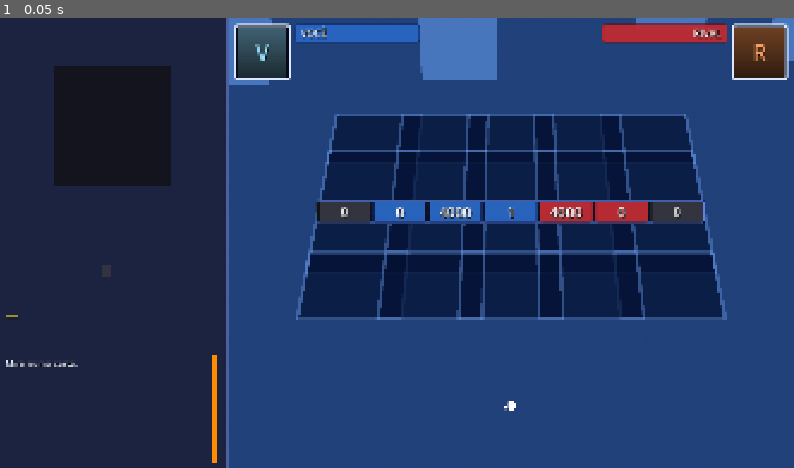
Above: before the commit, frame 1.
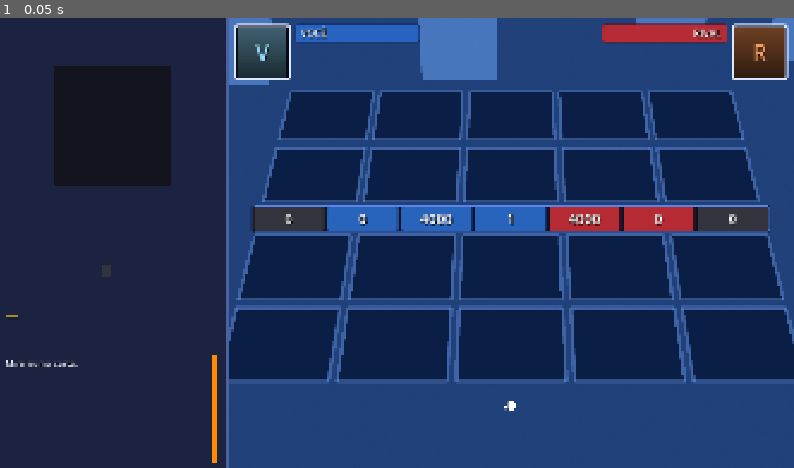
Above: after the commit, the same moment.

Repository: joeyviciousfake-netizen/Astralis
Game: Godot game, scene res://duel3d/mesa_3d.tscn
The game is run twice, just before and just after one commit, with the same random seed, the same clock (stepped at 60 frames per second) and the same inputs.
Inputs:
- Up to frame 1 (0.05 s): no input

The runs differ from the first frame. In frame 1, 27% of the frame differs, in the area x 28-100%, y 16-81%.

Commit message:
D48: a grade embutida passa a ser a arena oficial (uma arena so)
A grade do fallback (core/board_layout.gd) falava de uma grade antiga e
estreita (X 780-1536, passo 189, y 600/789/317/128) que era resto de teste,
enquanto o arena_starter.json ja usava a grade larga (X 632-1684, passo 263,
y 695/995/305/10). Como o projeto novo do Studio nasce sem arenas/, o
usuario jogava na grade errada, com a mao invadindo a fileira de baixo.

- board_layout.gd: GRID_X 632, GAP 98 (SLOT+GAP = 263 = passo oficial) e as
  4 fileiras da arena oficial; comentarios corrigidos.
- duel_legacy2d/duel_board.gd: as mesmas 7 constantes (o 2D legado repetia a
  grade) e o comentario da ordem das fileiras em duel_table.gd.
- Nenhuma regra de duelo mudou (R1): so desenho.

Diff:
--- a/astralis/core/board_layout.gd
+++ b/astralis/core/board_layout.gd
@@ -4,22 +4,29 @@
 ## BoardLayout — lê a arena (só DESENHO, nunca regra — D24/R3).
 ## Slot tem ID fixo (lado+tipo+índice); a lógica só usa o índice,
 ## o desenho usa o XY do layout com fallback p/ grade padrão.
+## D48: o fallback NÃO é uma segunda arena — é a MESMA arena oficial
+## (arena_starter.json) escrita nos números abaixo. Uma arena só.
 ## Mover XY no JSON nunca muda para qual índice a carta vai.
 ## ESPELHO do rival (só DESENHO, IDs/lógica intactos): lado 1 tem X
 ## invertido (índice 0 à direita) e fileiras trocadas (monstro perto
 ## do centro, magia longe), espelhando o lado 0.
 
+## Grade embutida = A ARENA OFICIAL (D48: uma arena só). Estes números são
+## os MESMOS do schemas/examples/arenas/arena_starter.json, na mesma ordem.
+## D48 travou isso em teste (test_grade_embutida_igual_arena_oficial): se um
+## mudar, o outro tem que mudar junto, senão o jogo cai numa grade fantasma.
 const SLOT := 165.0
-const GAP := 24.0
-const GRID_X := 780.0
+## GAP não é estética: SLOT + GAP = 263 = o PASSO oficial da arena (632→1684).
+const GAP := 98.0
+const GRID_X := 632.0
 ## Fileiras em ESPELHO (só desenho): monstro sempre perto do centro,
-## magia sempre longe. Rival/cima: monstro 317 (embaixo/perto),
-## magia 128 (cima/longe). Você/baixo: monstro 600 (cima/perto),
-## magia 789 (baixo/longe).
-const Y_RIVAL_MONSTRO := 317.0
-const Y_RIVAL_MAGIA := 128.0
-const Y_VOCE_MONSTRO := 600.0
-const Y_VOCE_MAGIA := 789.0
+## magia sempre longe. Rival/cima: monstro 305 (embaixo/perto),
+## magia 10 (cima/longe). Você/baixo: monstro 695 (cima/perto),
+## magia 995 (baixo/longe).
+const Y_RIVAL_MONSTRO := 305.0
+const Y_RIVAL_MAGIA := 10.0
+const Y_VOCE_MONSTRO := 695.0
+const Y_VOCE_MAGIA := 995.0
 
 const NULO := Vector2(-99999, -99999)
 
@@ -141,10 +148,11 @@
 	return true
 
 
-## Grade padrão em ESPELHO (a mesma do duel_board.gd). Volta (-1,-1) se ID inválido.
-## Lado 0 (você/baixo): X crescente 780→1536 (índice 0 à esquerda).
-## Lado 1 (rival/cima): X ESPELHADO 1536→780 (índice 0 à direita) +
-## fileiras trocadas (monstro 317 perto do centro, magia 128 longe).
+## Grade embutida em ESPELHO (a mesma do arena_starter.json e do
+## duel_board.gd). Volta (-1,-1) se ID inválido.
+## Lado 0 (você/baixo): X crescente 632→1684 (índice 0 à esquerda).
+## Lado 1 (rival/cima): X ESPELHADO 1684→632 (índice 0 à direita) +
+## fileiras trocadas (monstro 305 perto do centro, magia 10 longe).
 ## Só DESENHO: IDs/lógica continuam no índice.
 static func default_pos(slot: String) -> Vector2:
 	if not eh_slot_valido(slot):
@@ -189,7 +197,7 @@
 ## D29: schemas/examples/ é SÓ TESTE. Com base de PROJETO (--project) e a
 ## arena ausente lá, NÃO lê de examples/ — devolve "" e a mesa usa a grade
 ## padrão embutida (default_layout/default_hand), que tem os MESMOS números
-## do arena_starter.json (x 780/969/1158/1347/1536, y 600/789/317/128,
+## do arena_starter.json (x 632/895/1158/1421/1684, y 695/995/305/10,
 ## mão p0 1240/980/95 e p1 1240/20/60). Só DESENHO: nenhuma regra muda.
 static func project_arena_path(arena_id: String = "arena_starter") -> String:
 	var aid := arena_id.strip_edges()
--- a/astralis/duel_legacy2d/duel_board.gd
+++ b/astralis/duel_legacy2d/duel_board.gd
@@ -7,23 +7,25 @@
 ## e emblema central. Sem regra aqui (R1): só mostra.
 ## Posições prontas p/ colocar as cartas depois via slot_rect().
 ## ESPELHO do rival (só DESENHO, IDs/lógica intactos): lado 1 com X
-## invertido (índice 0 à direita) + monstro perto do centro (317) e
-## magia longe (128), espelhando você (600/789).
+## invertido (índice 0 à direita) + monstro perto do centro (305) e
+## magia longe (10), espelhando você (695/995).
 
+## Mesmos números da arena oficial (D48: uma arena só, igual ao
+## BoardLayout e ao arena_starter.json). SLOT + GAP = 263 = passo oficial.
 const SLOT := 165.0
-const GAP := 24.0
-const GRID_X := 780.0
+const GAP := 98.0
+const GRID_X := 632.0
 const COL_DECK_X := 1728.0
 const DECK_W := 105.0
 const DECK_H := 165.0
 
 ## Fileiras em ESPELHO (só desenho, igual ao BoardLayout):
 ## monstro sempre perto do centro, magia sempre longe.
-const Y_RIVAL_MONSTRO := 317.0
-const Y_RIVAL_MAGIA := 128.0
+const Y_RIVAL_MONSTRO := 305.0
+const Y_RIVAL_MAGIA := 10.0
 const Y_DIVISORIA := 540.0
-const Y_VOCE_MONSTRO := 600.0
-const Y_VOCE_MAGIA := 789.0
+const Y_VOCE_MONSTRO := 695.0
+const Y_VOCE_MAGIA := 995.0
 
 const COR_FUNDO := Color(0.03, 0.03, 0.07)
 const COR_DOURADO := Color(0.78, 0.64, 0.32)
--- a/astralis/duel_legacy2d/duel_table.gd
+++ b/astralis/duel_legacy2d/duel_table.gd
@@ -95,7 +95,7 @@
 const FILEIRA_RIVAL_MAGIA := 4
 const FILEIRA_MEU_MAGIA := 5
 ## Ordem visual de cima p/ baixo só com os 20 slots do campo (bug 3+5):
-## magia rival (128) -> monstro rival (317) -> meu monstro (600) -> minha magia (789).
+## magia rival (10) -> monstro rival (305) -> meu monstro (695) -> minha magia (995).
 const ORDEM_CAMPO := [4, 1, 2, 5]
 ## Ordem livre p/ observar na vez do rival (LP + 20 slots + mão).
 const ORDEM_LIVRE := [0, 4, 1, 2, 5, 3]
